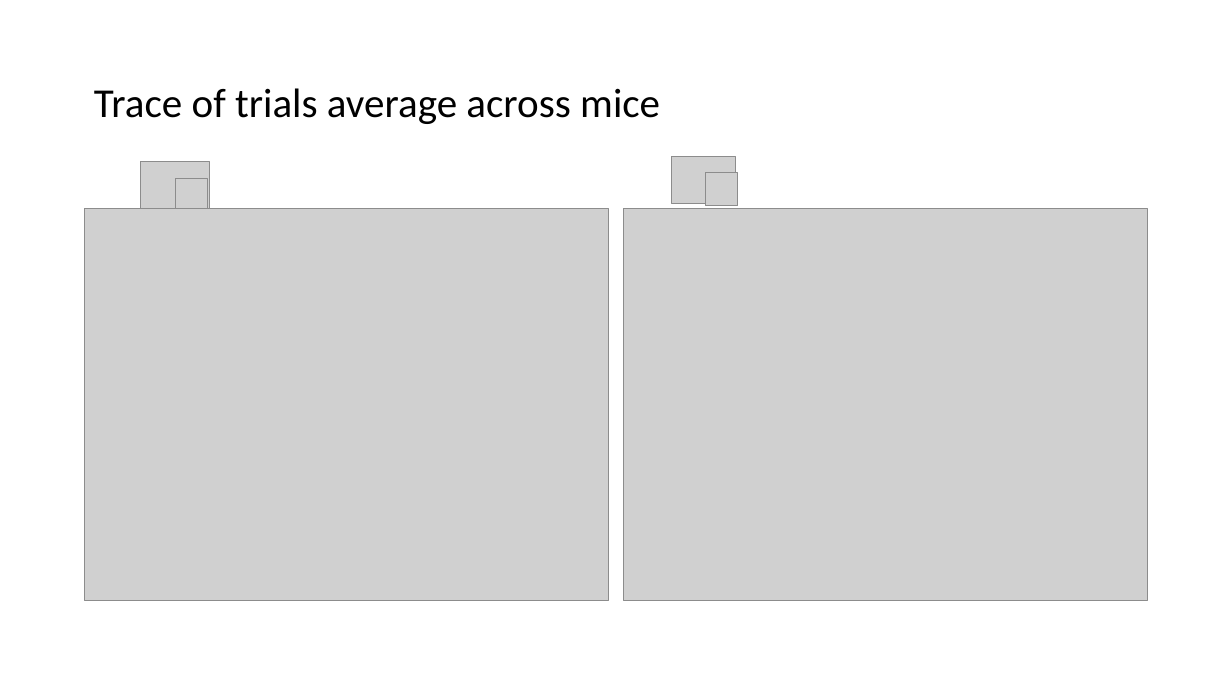
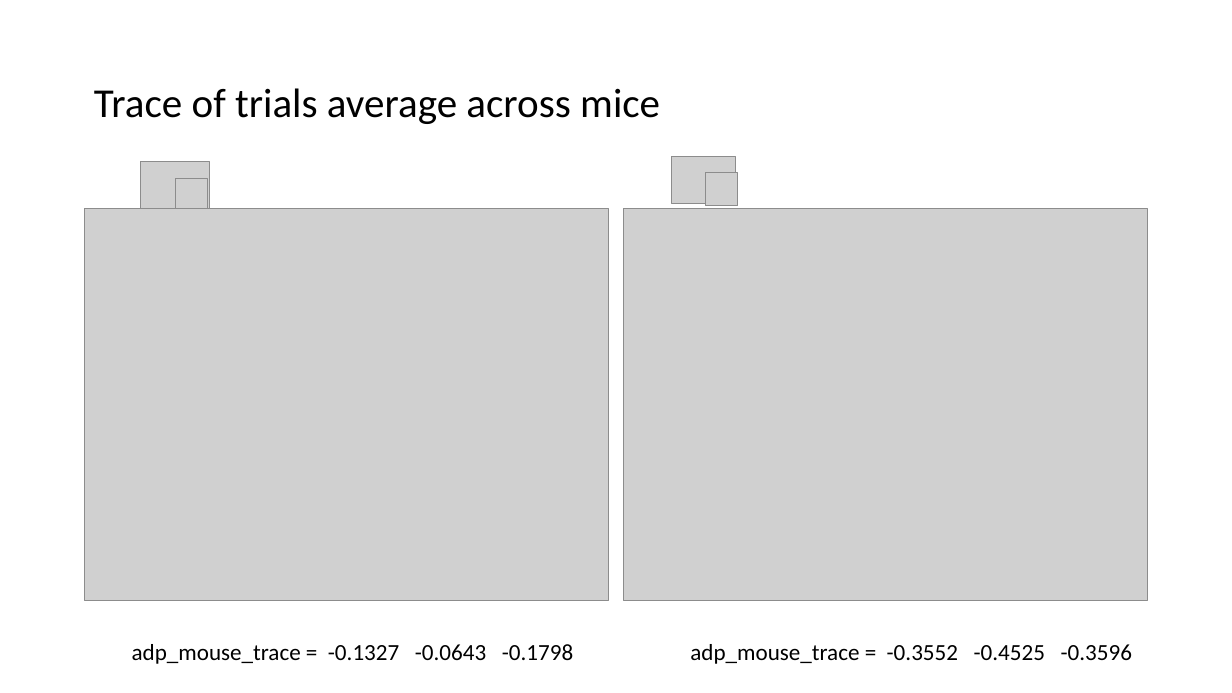
Before and after one commit to lanluo9/inter, a slide deck: slide 6 of mat/200922_LL.pptx. Drawn at 1232x693 pixels with LibreOffice and Linux fonts; fonts in the diff are those of the drawing; grey boxes stand for pictures. Boxes give left, top, right and bottom in pixels: in the first picture for what was removed or moved away, otherwise in the second. Text is boxed around its words. In the diff, an @@ line names an element or a change of style, - is before the commit and + after.

Commit message:
jic

```diff
--- a/mat/200922_LL.pptx
+++ b/mat/200922_LL.pptx
@@ text added at (132,644,573,664), 18 pt, text #000000 @@
+adp_mouse_trace = -0.1327 -0.0643 -0.1798
@@ text added at (690,644,1132,664), 18 pt, text #000000 @@
+adp_mouse_trace = -0.3552 -0.4525 -0.3596
```
